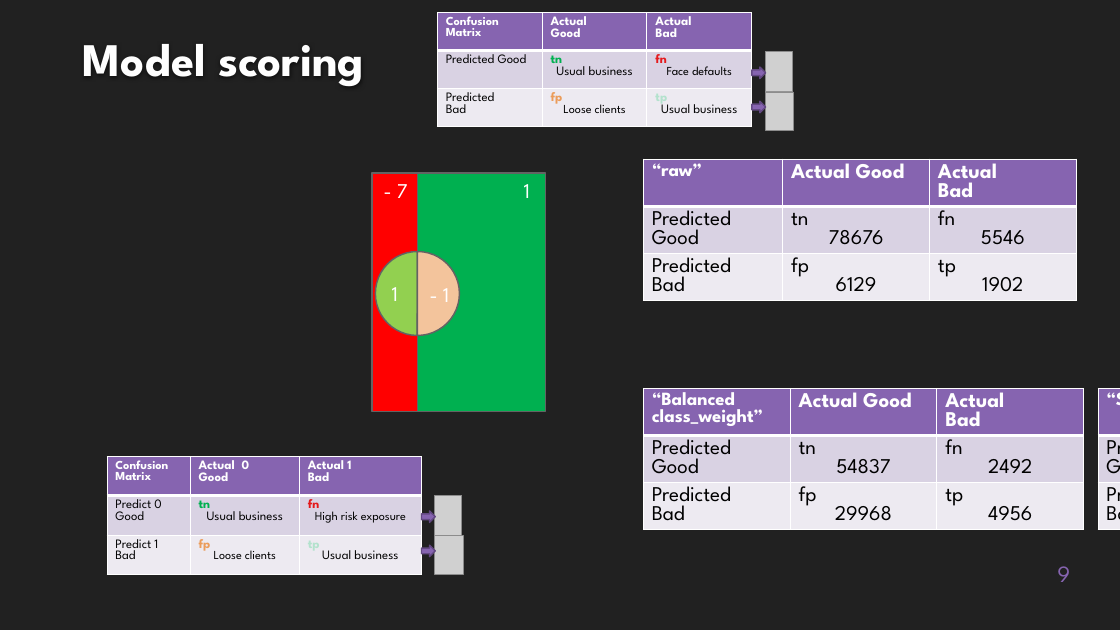
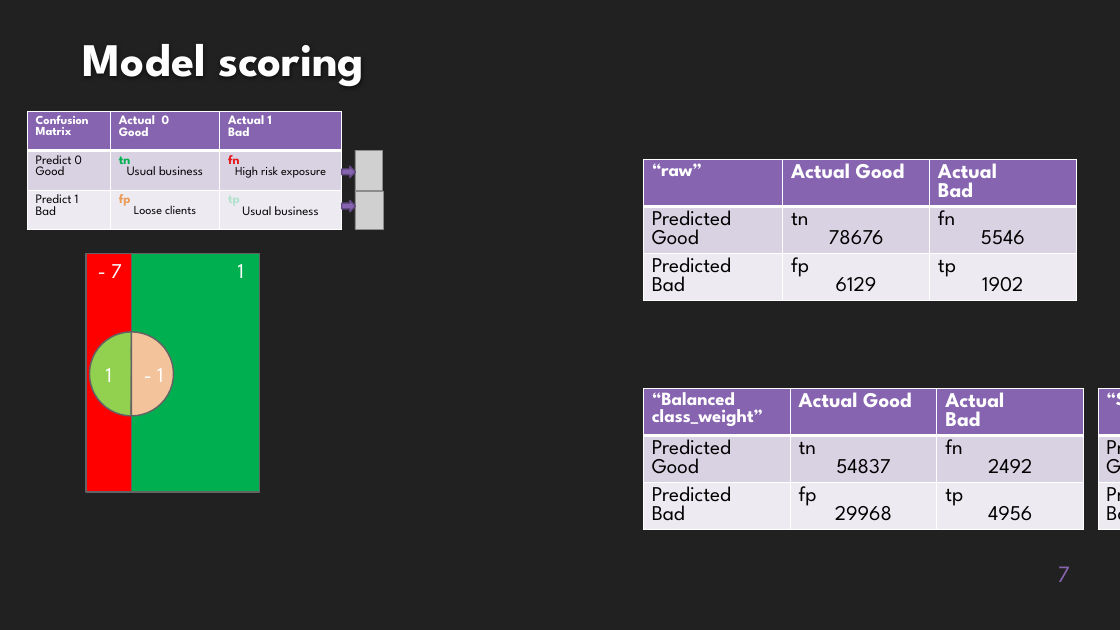
Before and after one commit to EtienneLardeur/P7_Scoring, a slide deck: slide 7 of P7_Support.pptx (slide 9 before the commit). Drawn at 1120x630 pixels with LibreOffice and Linux fonts; fonts in the diff are those of the drawing; grey boxes stand for pictures; background and template pictures are left out. Boxes give left, top, right and bottom in pixels: in the first picture for what was removed or moved away, otherwise in the second. Text is boxed around its words. In the diff, an @@ line names an element or a change of style, - is before the commit and + after.

Commit message:
Update P7_Support.pptx
table of contents : first draft

```diff
--- a/P7_Support.pptx
+++ b/P7_Support.pptx
@@ table removed at (438, 13, 753, 130), 3 rows, 3 columns @@
-Confusion Matrix | Actual / Good | Actual / Bad
-Predicted Good | tn / Usual business | fn / Face defaults
-Predicted / Bad | fp / Loose clients | tp / Usual business
@@ picture removed at (765, 51, 792, 92) @@
@@ right arrow removed at (752, 67, 765, 79) @@
@@ right arrow removed at (752, 102, 765, 113) @@
@@ picture removed at (765, 92, 794, 131) @@
@@ 2 pictures, 2 right arrows, 1 table: place and size @@
-2 pictures, 2 right arrows, 1 table at (107, 456, 464, 575)
+2 pictures, 2 right arrows, 1 table at (27, 112, 384, 229)
@@ 4 texts, 2 rectangles, 2 pie slice (boxed as its full ellipse)s: place and size @@
-4 texts, 2 rectangles, 2 pie slice (boxed as its full ellipse)s at (372, 173, 545, 412)
+4 texts, 2 rectangles, 2 pie slice (boxed as its full ellipse)s at (86, 254, 260, 492)
@@ page number at (1058, 566, 1070, 582): text changed @@
-9
+7
```
Also in this commit, not shown: 3 other slides changed, 2 slides added, 1 slide removed.
